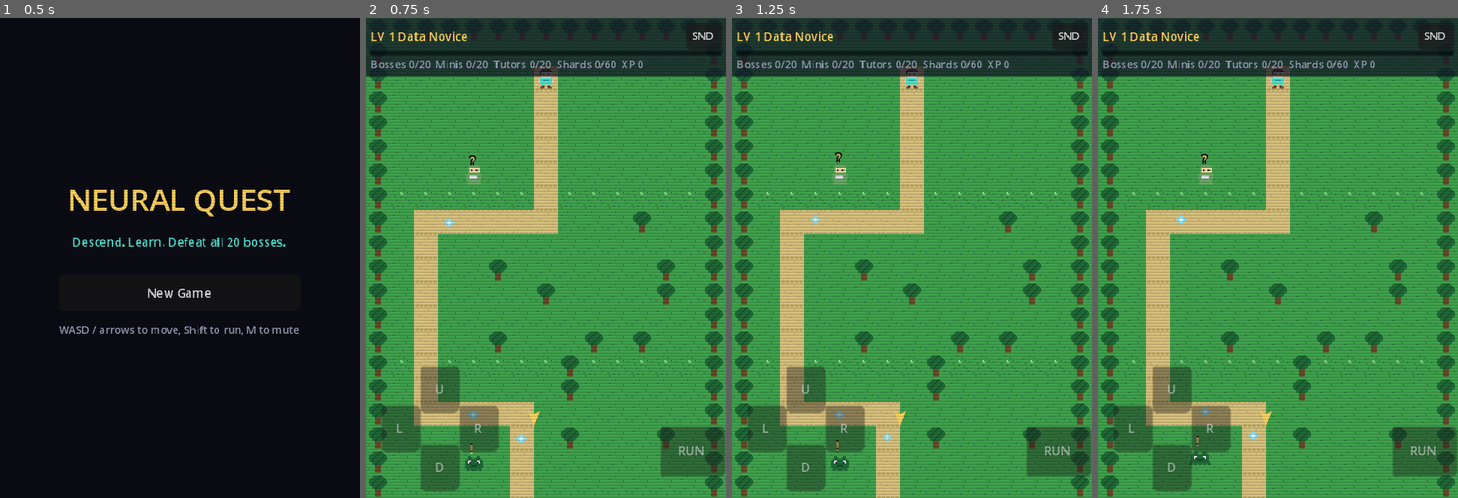
Above: before the commit, frames 1-4 (left to right).
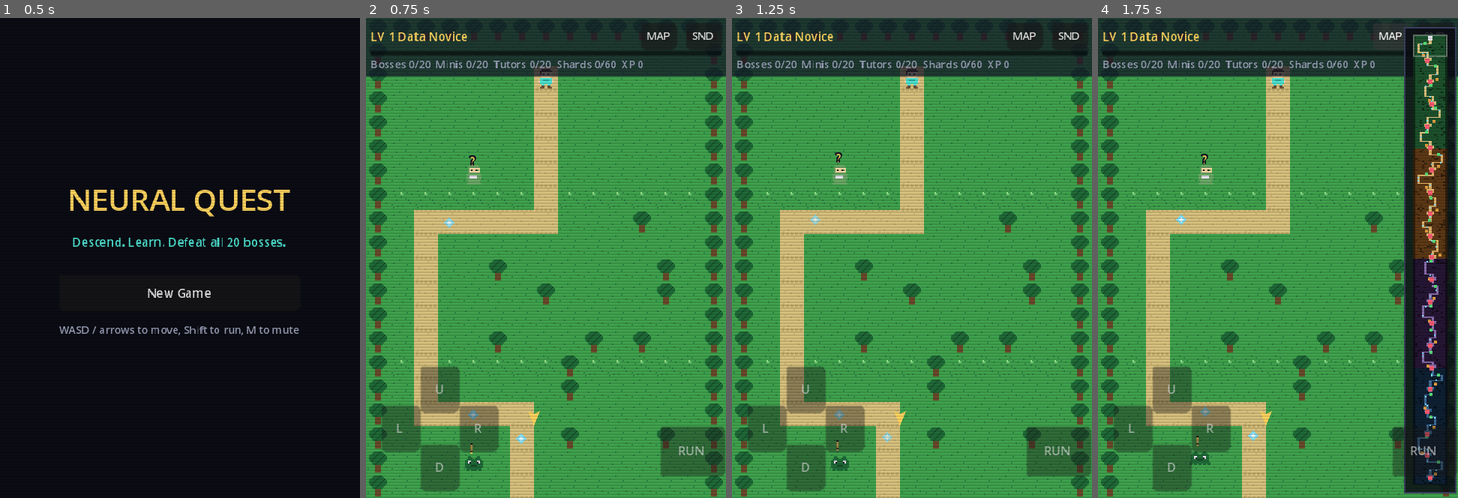
Above: after the commit, the same moments.

Repository: danieltalbert/danieltalbert
Game: Godot game, scene res://scenes/main.tscn
The game is run twice, just before and just after one commit, with the same random seed, the same clock (stepped at 60 frames per second) and the same inputs.
Inputs (mouse positions are in pixels of both pictures, inside the frame that each line leads up to):
- Up to frame 1 (0.5 s): no input
- Up to frame 2 (0.75 s): click "New Game" at 0.5 s
- Up to frame 3 (1.25 s): no input
- Up to frame 4 (1.75 s): click (1389, 37) at 1.25 s, where only the run after the commit has a clickable "MAP"

Frame 1 is identical in both runs. In frame 2, less than 0.1% of the frame differs, in the area x 78-85%, y 2-5%; in frame 3, less than 0.1%; in frame 4, 14%, in the area x 78-100%, y 1-100%.

Commit message:
Neural Quest: minimap overlay
Toggleable minimap strip (Tab key or the new MAP button) showing the
whole descent: baked terrain texture, remaining shards, unread tutors,
unbeaten minis, portal states, the blinking player and Glitch markers,
and a camera view box.

Co-Authored-By: Claude Fable 5 <noreply@anthropic.com>
Claude-Session: https://claude.ai/code/session_01WW4vMXx2J1G5UnBsoNkFKe

Diff:
--- a/neural-quest/autoload/content_db.gd
+++ b/neural-quest/autoload/content_db.gd
@@ -93,6 +93,7 @@
 	_add_action("answer_2", [KEY_2])
 	_add_action("answer_3", [KEY_3])
 	_add_action("toggle_mute", [KEY_M])
+	_add_action("toggle_map", [KEY_TAB])
 
 
 func _add_action(action: String, keys: Array) -> void:
--- a/neural-quest/scenes/hud.gd
+++ b/neural-quest/scenes/hud.gd
@@ -18,6 +18,7 @@
 var _streak_label: Label
 var _progress_label: Label
 var _compass: Polygon2D
+var _minimap: Minimap
 var _touch_input := Vector2.ZERO
 var _touch_sprint := false
 
@@ -26,12 +27,26 @@
 	layer = 10
 	_build_top_bar()
 	_build_compass()
+	_build_minimap()
 	if DisplayServer.is_touchscreen_available():
 		_build_touch_controls()
 	GameState.xp_gained.connect(func(_a, _t): refresh())
 	GameState.streak_changed.connect(func(_s, _m): refresh())
 	GameState.progress_changed.connect(refresh)
 	refresh()
+
+
+func _build_minimap() -> void:
+	_minimap = Minimap.new()
+	_minimap.overworld = overworld
+	add_child(_minimap)
+	_minimap.position = Vector2(240 - _minimap.size.x - 2, 320 - _minimap.size.y - 4)
+
+
+func _unhandled_input(event: InputEvent) -> void:
+	if event.is_action_pressed("toggle_map"):
+		_minimap.visible = not _minimap.visible
+		Sfx.play("page")
 
 
 func _build_top_bar() -> void:
@@ -64,6 +79,16 @@
 	var spacer := Control.new()
 	spacer.size_flags_horizontal = Control.SIZE_EXPAND_FILL
 	row.add_child(spacer)
+
+	var map_btn := Button.new()
+	map_btn.text = "MAP"
+	map_btn.add_theme_font_size_override("font_size", 7)
+	map_btn.custom_minimum_size = Vector2(24, 12)
+	map_btn.focus_mode = Control.FOCUS_NONE
+	map_btn.pressed.connect(func():
+		_minimap.visible = not _minimap.visible
+		Sfx.play("page"))
+	row.add_child(map_btn)
 
 	var mute_btn := Button.new()
 	mute_btn.text = "SND"
--- /dev/null
+++ b/neural-quest/scenes/minimap.gd
@@ -0,0 +1,106 @@
+class_name Minimap
+extends Control
+## Minimap: a vertical strip of the whole descent, toggled with Tab or the
+## MAP button. Terrain is baked once into a tiny texture; live markers
+## (player, portals, shards, tutors, minis, glitch) draw on top each frame.
+
+const BG := Color(0.043, 0.047, 0.078, 0.85)
+const BORDER := Color("#3a3f5c")
+const GOLD := Color("#ffd45e")
+const RED := Color("#ff5c72")
+const CYAN := Color("#7ee0ff")
+const GREEN := Color("#58e07a")
+const ORANGE := Color("#e0a040")
+const WHITE := Color("#e8e6f0")
+
+var overworld: Overworld
+
+var _terrain: ImageTexture
+var _map_w := 0
+var _map_h := 0
+var _scale_x := 1.5
+var _scale_y := 0.73
+var _origin := Vector2(6, 5)
+
+
+func _ready() -> void:
+	visible = false
+	mouse_filter = Control.MOUSE_FILTER_IGNORE
+	_map_w = int(ContentDb.map["width"])
+	_map_h = int(ContentDb.map["height"])
+	_scale_y = 300.0 / _map_h
+	_scale_x = 1.5
+	size = Vector2(_map_w * _scale_x + 12, _map_h * _scale_y + 10)
+	_bake_terrain()
+
+
+func _bake_terrain() -> void:
+	var img := Image.create(_map_w, _map_h, false, Image.FORMAT_RGBA8)
+	for y in _map_h:
+		var act := 1
+		if overworld != null and y < overworld.act_of_row.size():
+			act = overworld.act_of_row[y]
+		var ground := ContentDb.palette_color(act, "ground_dark").darkened(0.35)
+		var path := ContentDb.palette_color(act, "path")
+		var solid := ContentDb.palette_color(act, "ground_dark").darkened(0.65)
+		for x in _map_w:
+			match ContentDb.tile_at(x, y):
+				"P":
+					img.set_pixel(x, y, path)
+				"#":
+					img.set_pixel(x, y, solid)
+				_:
+					img.set_pixel(x, y, ground)
+	_terrain = ImageTexture.create_from_image(img)
+
+
+func _process(_delta: float) -> void:
+	if visible:
+		queue_redraw()
+
+
+func _spot(x: float, y: float) -> Vector2:
+	return _origin + Vector2(x * _scale_x, y * _scale_y)
+
+
+func _draw() -> void:
+	draw_rect(Rect2(Vector2.ZERO, size), BG)
+	draw_rect(Rect2(Vector2.ZERO, size), BORDER, false, 1.0)
+	draw_texture_rect(_terrain, Rect2(_origin,
+		Vector2(_map_w * _scale_x, _map_h * _scale_y)), false)
+
+	var blink := sin(Time.get_ticks_msec() / 150.0) > 0.0
+
+	for s_i in ContentDb.map["shards"].size():
+		if not GameState.shard_collected(s_i):
+			var c: Array = ContentDb.map["shards"][s_i]
+			draw_rect(Rect2(_spot(float(c[0]), float(c[1])), Vector2(1, 1)), CYAN)
+
+	if overworld != null:
+		for t in overworld.get_children():
+			if t is Tutor and not GameState.tutor_read(t.world_id):
+				var p := _spot(t.position.x / 16.0, t.position.y / 16.0)
+				draw_rect(Rect2(p, Vector2(2, 2)), GREEN)
+			elif t is Monster and not GameState.mini_beaten(t.world_id):
+				var p := _spot(t.position.x / 16.0, t.position.y / 16.0)
+				draw_rect(Rect2(p, Vector2(2, 2)), ORANGE)
+
+	for portal in ContentDb.map["portals"]:
+		var color := GOLD if GameState.boss_cleared(int(portal["id"])) else RED
+		draw_rect(Rect2(_spot(float(portal["x"]) - 0.5, float(portal["y"]) - 0.5),
+			Vector2(3, 3)), color)
+
+	if overworld != null and overworld.glitch != null and blink:
+		var gp := overworld.glitch.position / 16.0
+		draw_rect(Rect2(_spot(gp.x, gp.y) - Vector2(1, 1), Vector2(3, 3)), GOLD)
+
+	if overworld != null and overworld.player != null:
+		var pp := overworld.player.position / 16.0
+		if blink:
+			draw_rect(Rect2(_spot(pp.x, pp.y) - Vector2(1, 1), Vector2(3, 3)), WHITE)
+		# Camera view box: full map width, about 20 rows tall.
+		var view_rows := 320.0 / 16.0
+		var top := clampf(pp.y - view_rows / 2.0, 0.0, _map_h - view_rows)
+		draw_rect(Rect2(_spot(0, top),
+			Vector2(_map_w * _scale_x, view_rows * _scale_y)),
+			Color(1, 1, 1, 0.35), false, 1.0)
